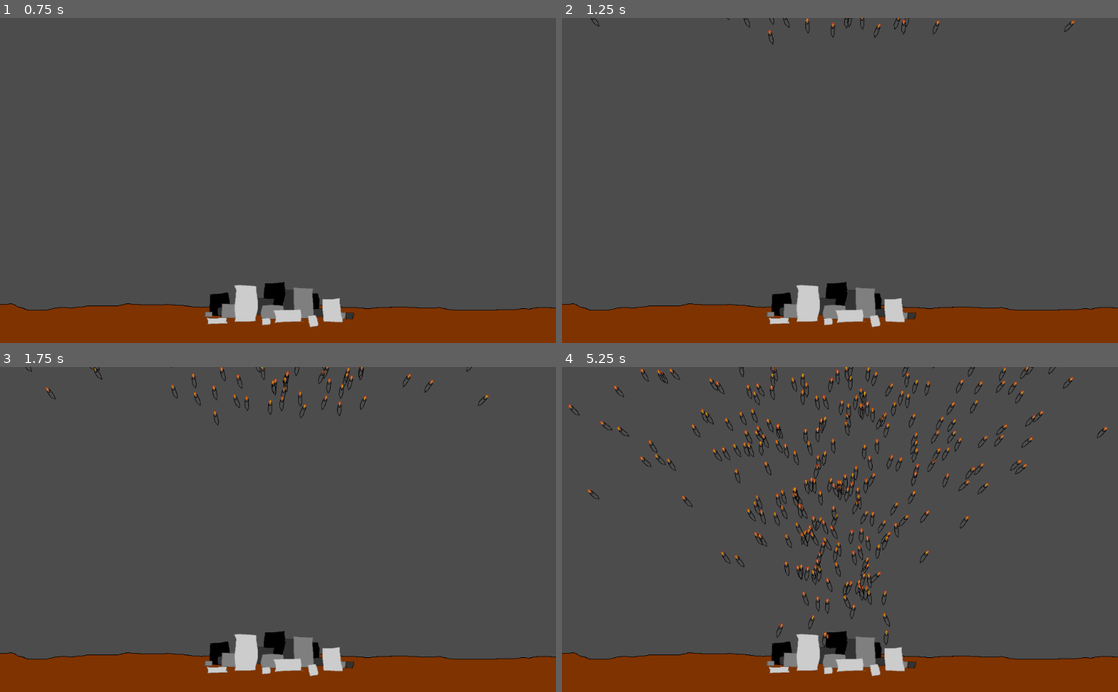
Above: before the commit, frames 1-4 (two rows, left to right).
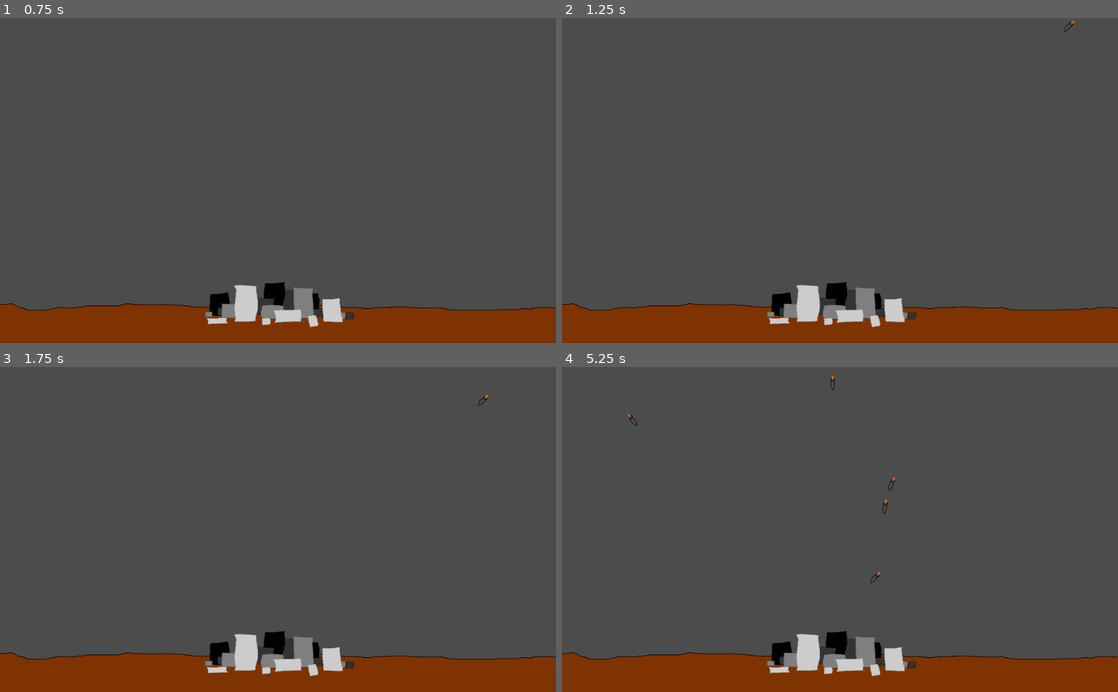
Above: after the commit, the same moments.

Repository: aJns/godot_missile_defence
Game: Godot game, scene res://MissileDefense.tscn
Same seed, same stepped clock (60 frames per second), same inputs: the game is played once before the commit and once after it.
Inputs:
- Up to frame 1 (0.75 s): tap Enter at 0.5 s
- Up to frame 2 (1.25 s): no input
- Up to frame 3 (1.75 s): no input
- Up to frame 4 (5.25 s): no input

Frame 1 is identical in both runs. In frame 2, 0.2% of the frame differs, in the area x 5-68%, y 0-9%; in frame 3, 0.6%; in frame 4, 4.0%, in the area x 1-99%, y 0-87%.

Commit message:
Explosions explode other missiles

Diff:
--- a/City.tscn
+++ b/City.tscn
@@ -2,7 +2,9 @@
 
 [ext_resource path="res://city.png" type="Texture" id=1]
 
-[node name="City" type="Node2D"]
+[node name="City" type="Node2D" groups=[
+"buildings",
+]]
 
 [node name="city" type="Sprite" parent="."]
 texture = ExtResource( 1 )
--- a/Explosion.gd
+++ b/Explosion.gd
@@ -4,14 +4,29 @@
 # var a = 2
 # var b = "text"
 
+var explo_range = 50
 var explosion_timer = 2
+var dealt_damage = false
 
-# Called when the node enters the scene tree for the first time.
+
 func _ready():
-	pass # Replace with function body.
+	pass
+
+
+func deal_damage():
+	dealt_damage = true
+	var projectiles = get_tree().get_nodes_in_group("projectiles")
+
+	for p in projectiles:
+		if is_instance_valid(p):
+			if self.position.distance_to(p.position) < explo_range:
+				p.explode()
+
 
 # Called every frame. 'delta' is the elapsed time since the previous frame.
 func _process(delta):
+	if not dealt_damage:
+		deal_damage()
 	explosion_timer -= delta
 	rotate(0.5*delta)
 	if explosion_timer < 0:
--- a/MissileSpawner.gd
+++ b/MissileSpawner.gd
@@ -3,7 +3,8 @@
 # Declare member variables here. Examples:
 # var a = 2
 # var b = "text"
-var spawn_per_minute = 120
+var missiles_spawned = 0
+var spawn_per_minute = 60
 var time_between_spawns_s = 60/spawn_per_minute
 var time_since_last_spawn = time_between_spawns_s
 
@@ -41,6 +42,7 @@
 
 	if time_since_last_spawn > time_between_spawns_s:
 		spawn_missile()
+		missiles_spawned += 1
 		time_since_last_spawn = 0
 
 
--- a/Projectile.gd
+++ b/Projectile.gd
@@ -20,6 +20,7 @@
 
 
 func explode():
+	self.remove_from_group("projectiles")	# Gotta do this, so we don't reference this missile anymore
 	var exp_node = explosion.instance()
 	exp_node.position = self.position
 	get_node("/root").add_child(exp_node)
--- a/Projectile.tscn
+++ b/Projectile.tscn
@@ -3,7 +3,9 @@
 [ext_resource path="res://Projectile.gd" type="Script" id=1]
 [ext_resource path="res://missile.png" type="Texture" id=2]
 
-[node name="Projectile" type="Node2D"]
+[node name="Projectile" type="Node2D" groups=[
+"projectiles",
+]]
 scale = Vector2( 0.5, 0.5 )
 script = ExtResource( 1 )
 
Not shown, changed: README.md
